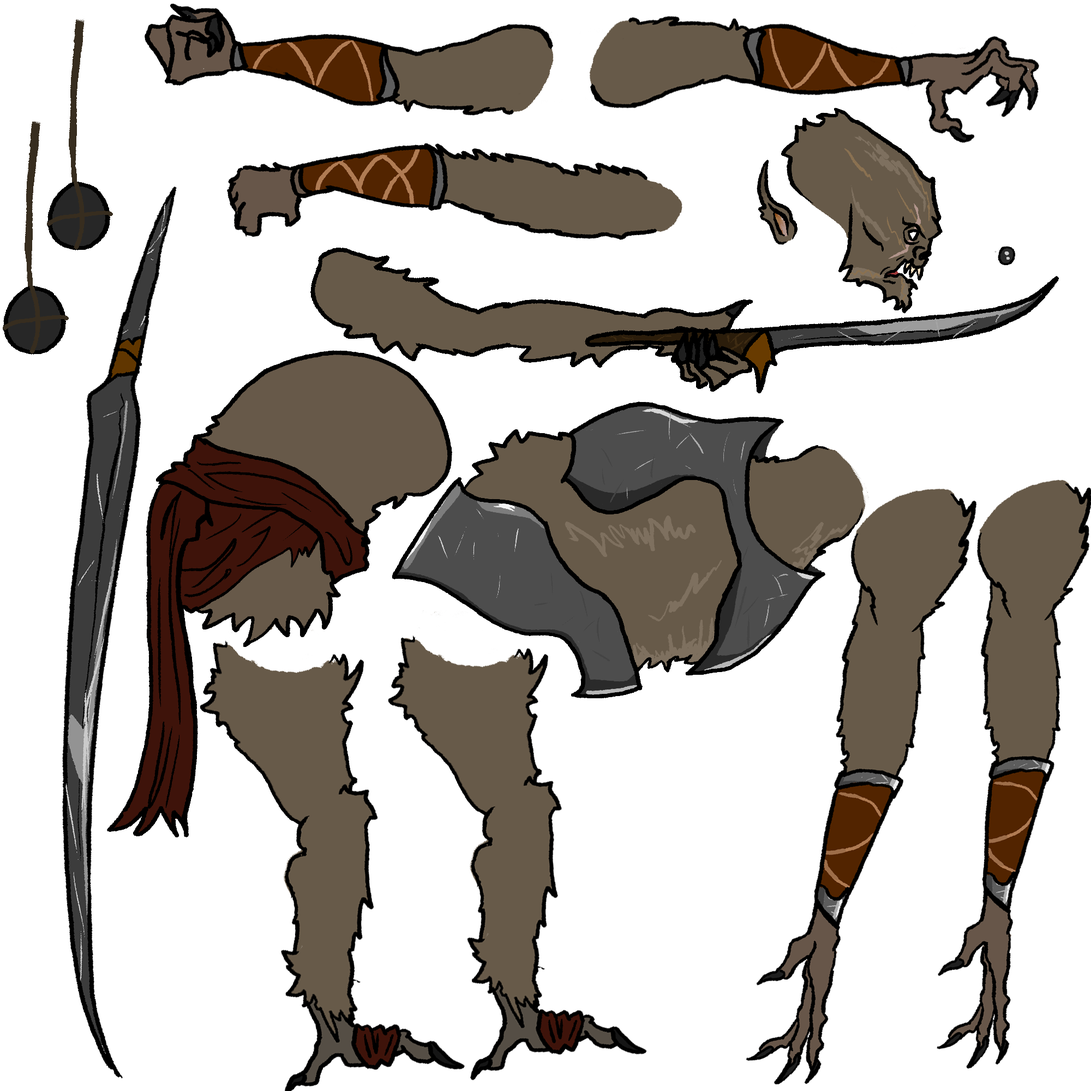
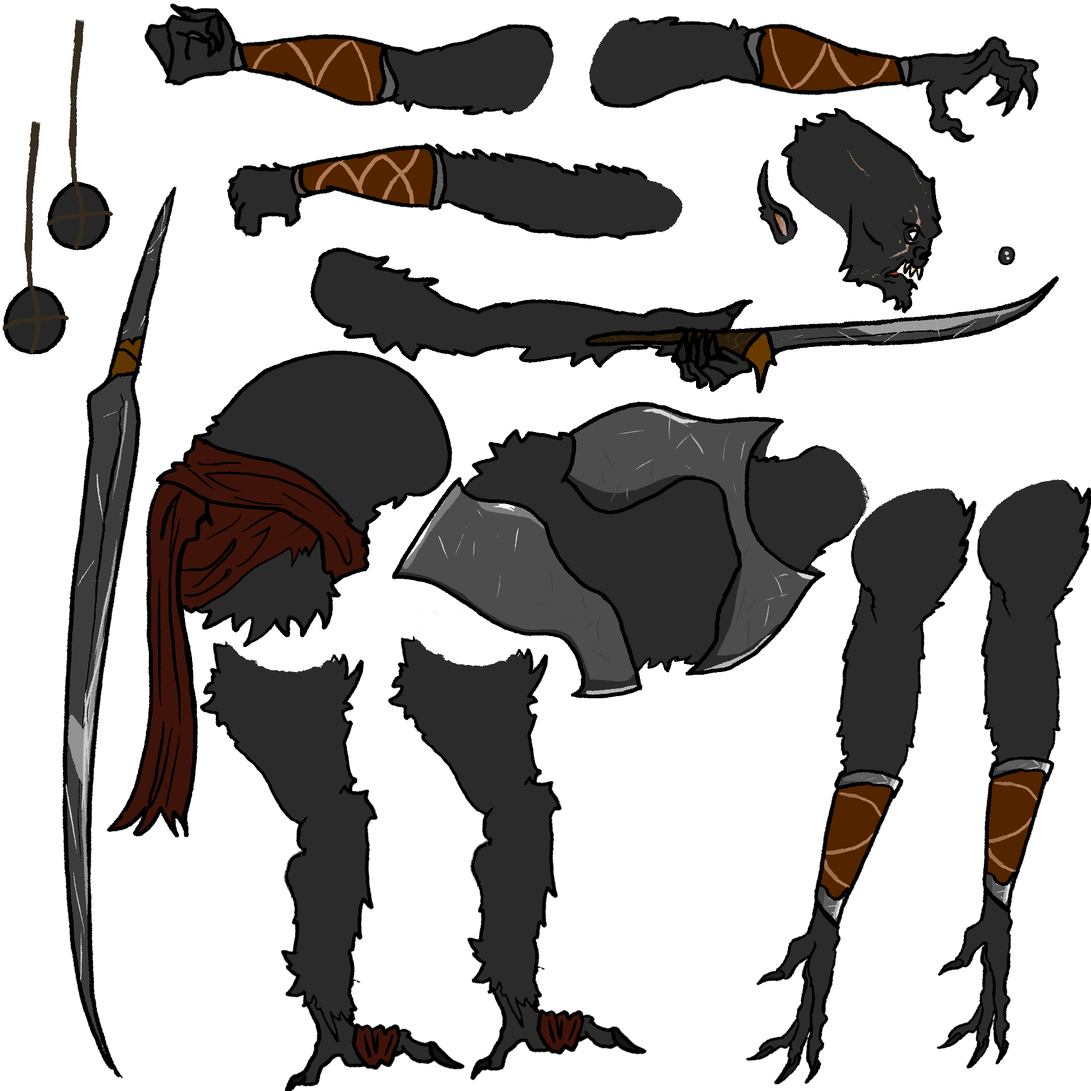
Revision of a layered 1091px x 1091px image; what changed, layer by layer:
painted on "Front Arm 3" over (230, 152, 683, 236)
painted on "Front arm 2" over (148, 11, 554, 113)
painted on "FrontArm1" over (760, 488, 972, 1067)
painted on "ear" over (760, 166, 796, 244)
painted on "Head" over (785, 111, 940, 308)
painted on "Front Leg" over (204, 644, 432, 1084)
painted on "UpperBody" over (465, 434, 870, 668)
painted on "LowerBody" over (199, 354, 449, 642)
painted on "Back Arm2" over (589, 19, 1036, 131)
painted on "Back Arm3" over (314, 251, 750, 387)
painted on "Back Leg" over (392, 639, 615, 1069)
painted on "BackArm1" over (950, 479, 1089, 1048)
